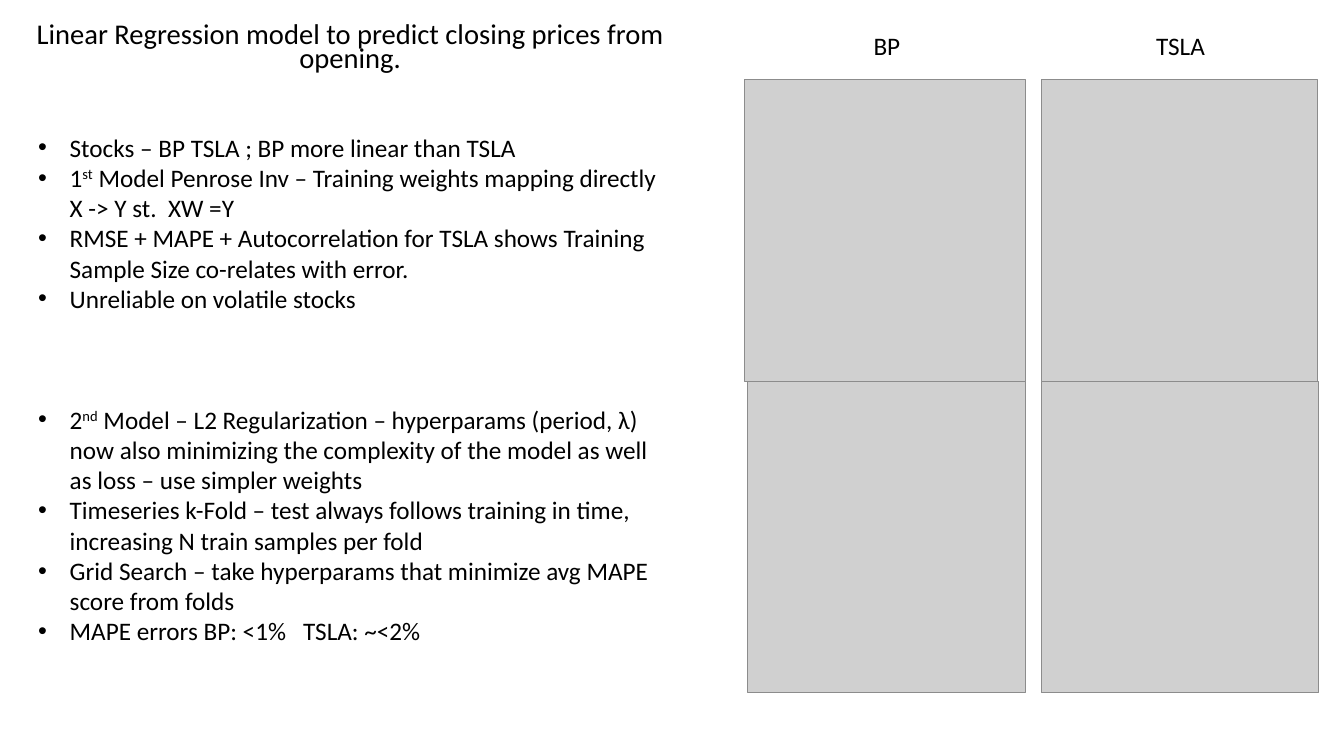
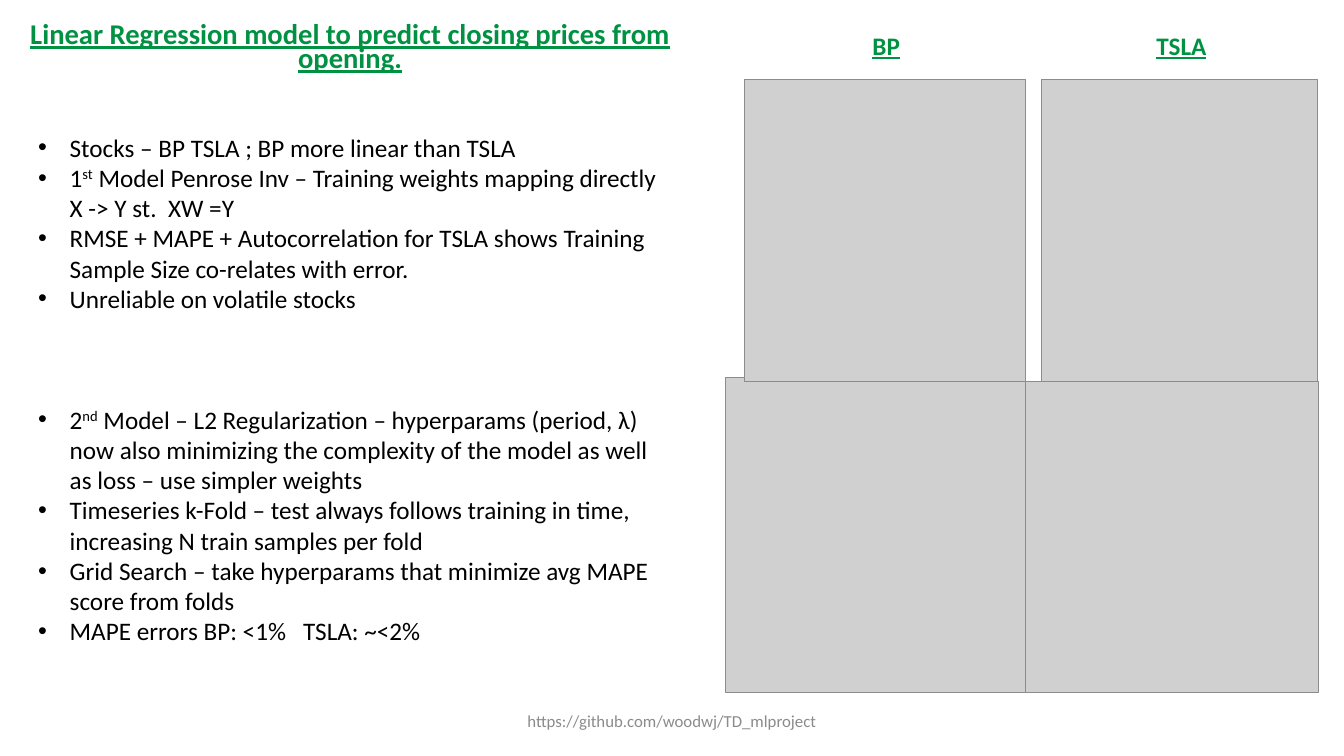
Before and after one commit to woodwj/TD_mlproject, a slide deck: slide 1 of SummarySlide.pptx. Drawn at 1344x756 pixels with LibreOffice and Linux fonts; fonts in the diff are those of the drawing; grey boxes stand for pictures. Boxes give left, top, right and bottom in pixels: in the first picture for what was removed or moved away, otherwise in the second. Text is boxed around its words. In the diff, an @@ line names an element or a change of style, - is before the commit and + after.

```diff
--- a/SummarySlide.pptx
+++ b/SummarySlide.pptx
@@ subtitle "Linear Regression model to predict ..." at (30,24,669,73): text colour #000000 to #009242, bold on, underline on @@
@@ text "BP TSLA" at (872,38,1206,59): text colour #000000 to #009242, bold on, underline on @@
@@ picture: place and size @@
-picture at (748,378,1025,693)
+picture at (726,378,1025,693)
@@ picture: place and size @@
-picture at (1042,382,1319,693)
+picture at (1025,382,1319,693)
@@ text added at (527,715,816,730), 12 pt, text #8C8C8C @@
+https://github.com/woodwj/TD_mlproject
```
